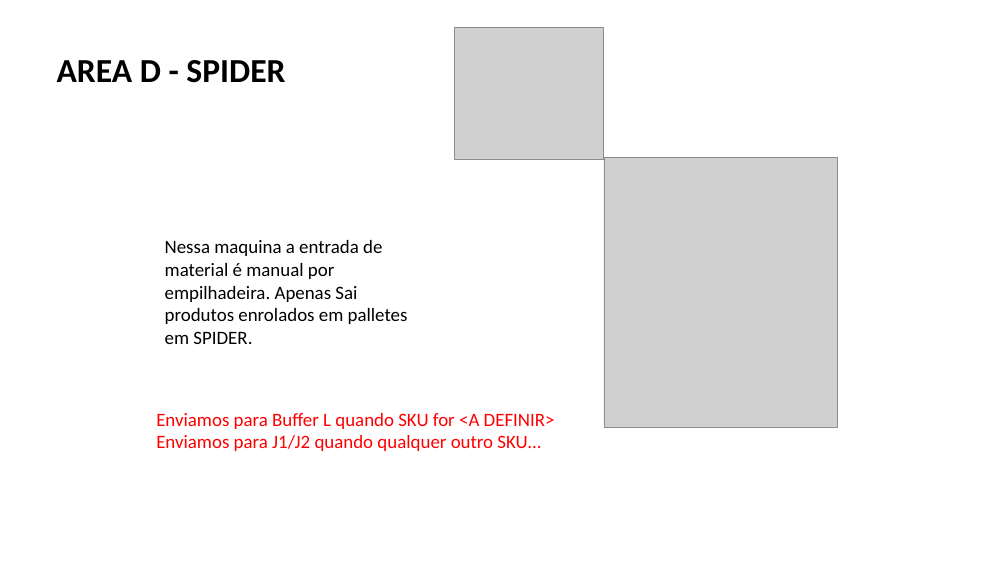
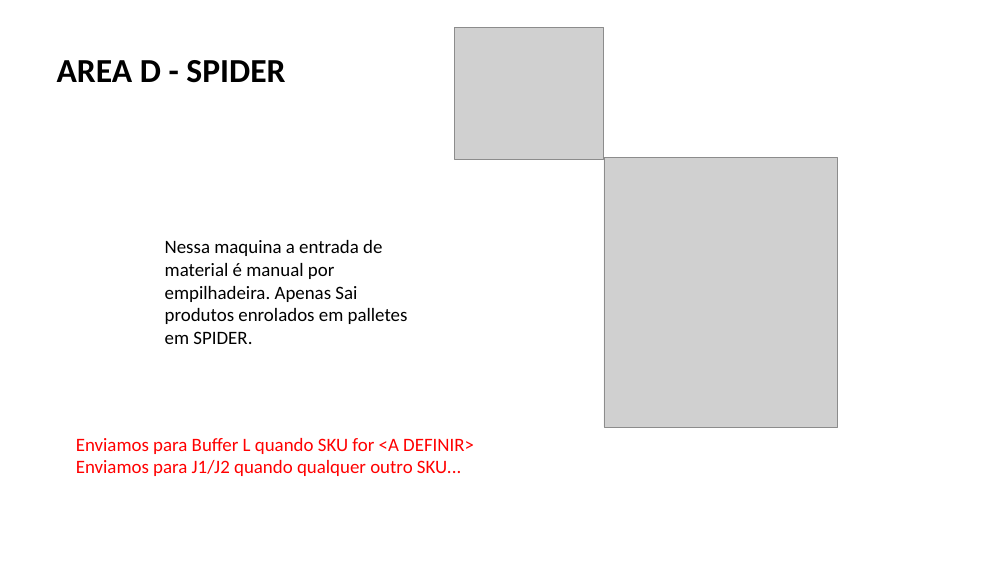
Before and after one commit to fdmartins/tunkers-warehouse-manager, a slide deck: slide 7 of docs/PROCESSO DETALHADO FABIO.pptx. Drawn at 1008x567 pixels with LibreOffice and Linux fonts; fonts in the diff are those of the drawing; grey boxes stand for pictures. Boxes give left, top, right and bottom in pixels: in the first picture for what was removed or moved away, otherwise in the second. Text is boxed around its words. In the diff, an @@ line names an element or a change of style, - is before the commit and + after.

```diff
--- a/docs/PROCESSO DETALHADO FABIO.pptx
+++ b/docs/PROCESSO DETALHADO FABIO.pptx
@@ text "Enviamos para Buffer L quando ...": place and size @@
-text "Enviamos para Buffer L quando ..." at (156, 413, 555, 451)
+text "Enviamos para Buffer L quando ..." at (76, 438, 474, 476)
```
Also in this commit, not shown: 4 other slides changed, 4 slides added, 4 slides removed, 9 other files.
